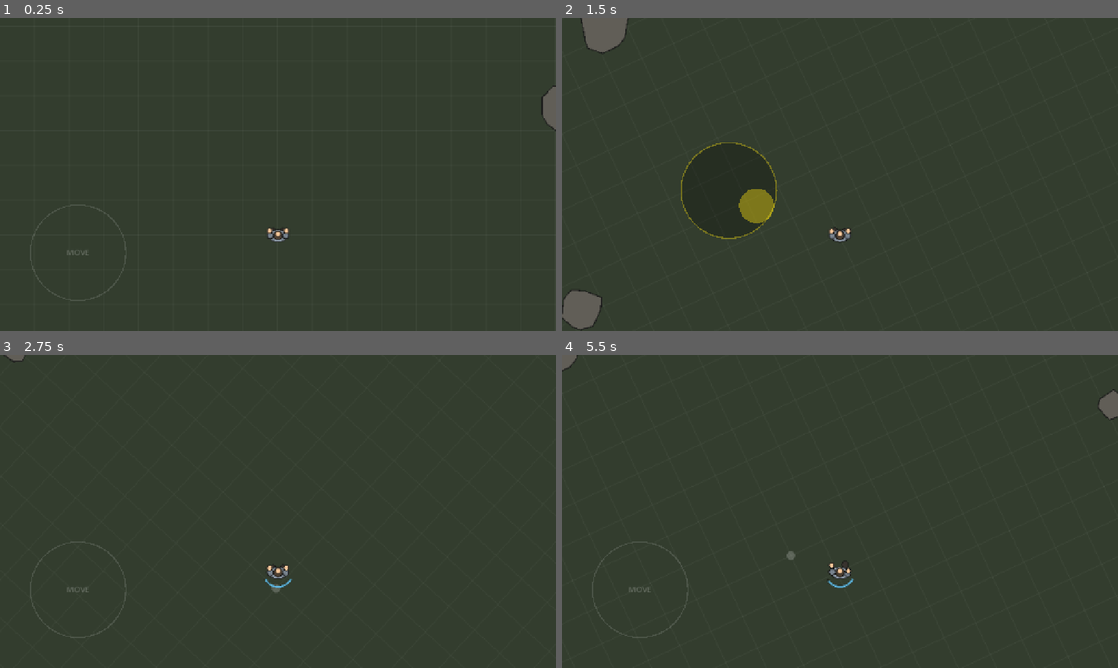
Above: before the commit, frames 1-4 (two rows, left to right).
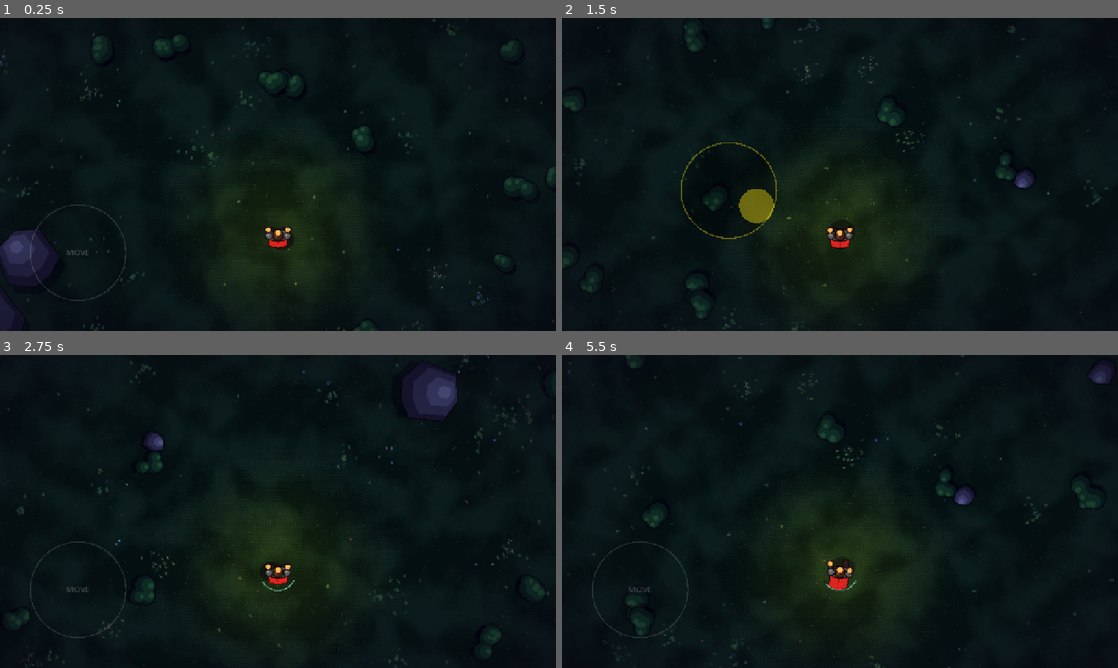
Above: after the commit, the same moments.

Repository: jklrjklr/zhukov
Game: Godot game, scene res://scenes/main.tscn
Two runs of this game, one before a commit and one after it. Both use one fixed random seed, a clock stepped at 60 frames per second and the inputs below.
Inputs (mouse positions are in pixels of both pictures, inside the frame that each line leads up to):
- Up to frame 1 (0.25 s): no input
- Up to frame 2 (1.5 s): tap Enter at 0.5 s; move the mouse to (962, 158) at 0.52 s; hold Right 0.53-1.25 s; hold Shift 0.53-1.25 s; click (962, 158) at 0.67 s; drag from (728, 190) to (812, 237) at 1.27 s
- Up to frame 3 (2.75 s): move the mouse to (333, 442) at 2.02 s; hold Right from 2.03 s (still down); hold Shift from 2.03 s (still down)
- Up to frame 4 (5.5 s): release Right at 2.75 s; release Shift at 2.75 s; drag from (812, 574) to (673, 464) at 2.77 s; move the mouse to (1006, 558) at 3.52 s; hold Left 3.53-4.25 s; hold Shift 3.53-4.25 s; drag from (673, 464) to (756, 433) at 4.27 s; move the mouse to (867, 511) at 5.02 s; hold S from 5.03 s (still down); hold Shift from 5.03 s (still down); click (867, 511) at 5.17 s

The runs differ from the first frame. In frame 1, 99% of the frame differs, in the area x 0-100%, y 0-100%; in frame 2, 98%; in frame 3, 98%; in frame 4, 98%.

Commit message:
Pixel art style: palette, dithered ground, shaded props, lantern light, fireflies
Pal holds the palette. World: 256 px ground texture (posterised noise, ordered dither,
baked speckles) drawn as one tiled rect; clustered grass / flowers / pebbles, shaded rocks
and bushes with drop shadows, split into 600 px chunk canvas items for culling. Player
restyled (cloak, armour, drop shadow). Upscale shader adds a stepped dithered lantern
around the player, cool ambient, vignette and grade in the same pass. Motes: additive
fireflies in one canvas item. Camera zoom 0.5 (1 pixel = 2 world px).

Co-Authored-By: Claude Opus 5.5 <noreply@anthropic.com>
Claude-Session: https://claude.ai/code/session_01CuvFDQ8S82ziWJ7Azt1Yc4

Diff:
--- a/scenes/main.tscn
+++ b/scenes/main.tscn
@@ -1,9 +1,10 @@
-[gd_scene load_steps=5 format=3]
+[gd_scene load_steps=6 format=3]
 
 [ext_resource type="Script" path="res://scripts/world.gd" id="1_world"]
 [ext_resource type="PackedScene" path="res://scenes/player.tscn" id="2_player"]
 [ext_resource type="Script" path="res://scripts/touch_controls.gd" id="3_touch"]
 [ext_resource type="Script" path="res://scripts/pixel_view.gd" id="4_pixel"]
+[ext_resource type="Script" path="res://scripts/motes.gd" id="5_motes"]
 
 [node name="Main" type="Node"]
 
@@ -27,6 +28,9 @@
 
 [node name="Player" parent="PixelView/SubViewport" instance=ExtResource("2_player")]
 
+[node name="Motes" type="Node2D" parent="PixelView/SubViewport"]
+script = ExtResource("5_motes")
+
 [node name="UI" type="CanvasLayer" parent="."]
 
 [node name="TouchControls" type="Control" parent="UI"]
--- a/scenes/player.tscn
+++ b/scenes/player.tscn
@@ -20,5 +20,5 @@
 [node name="CameraRig" type="Node2D" parent="."]
 
 [node name="ViewCamera" type="Node2D" parent="CameraRig"]
-position = Vector2(0, -175)
+position = Vector2(0, -140)
 script = ExtResource("2_camera")
--- /dev/null
+++ b/scripts/motes.gd
@@ -0,0 +1,57 @@
+class_name Motes
+extends Node2D
+## Fireflies drifting around the view: a fixed pool that wraps around the camera, drawn as
+## one additive canvas item (one draw call). Positions in world px.
+
+const COUNT := 48
+## Half-size (world px) of the square around the camera the pool wraps in.
+const AREA := 700.0
+const COLORS := [Color(1.0, 0.85, 0.4), Color(0.65, 1.0, 0.55), Color(0.55, 0.85, 1.0)]
+
+var _p := PackedVector2Array()
+var _v := PackedVector2Array()
+var _phase := PackedFloat32Array()
+var _t := 0.0
+var _cam: Node2D
+
+
+func _ready() -> void:
+	z_index = 20
+	var m := CanvasItemMaterial.new()
+	m.blend_mode = CanvasItemMaterial.BLEND_MODE_ADD
+	material = m
+	var rng := RandomNumberGenerator.new()
+	rng.seed = 99
+	for i in COUNT:
+		_p.append(Vector2(rng.randf_range(-AREA, AREA), rng.randf_range(-AREA, AREA)))
+		_v.append(Vector2.from_angle(rng.randf() * TAU) * rng.randf_range(6.0, 18.0))
+		_phase.append(rng.randf() * TAU)
+
+
+func _process(delta: float) -> void:
+	if _cam == null or not is_instance_valid(_cam):
+		_cam = get_tree().get_first_node_in_group("view_camera") as Node2D
+		if _cam == null:
+			return
+	_t += delta
+	var c := _cam.global_position
+	for i in COUNT:
+		var wobble := Vector2(sin(_t * 0.7 + _phase[i]), cos(_t * 0.9 + _phase[i] * 1.3)) * 10.0
+		var p := _p[i] + (_v[i] + wobble) * delta
+		# Wrap around the camera so the pool always surrounds the view.
+		p.x = c.x + wrapf(p.x - c.x, -AREA, AREA)
+		p.y = c.y + wrapf(p.y - c.y, -AREA, AREA)
+		_p[i] = p
+	queue_redraw()
+
+
+func _draw() -> void:
+	var s := 1.0 / Vis.CAM_ZOOM # one buffer pixel
+	for i in COUNT:
+		var glow := 0.5 + 0.5 * sin(_t * 2.3 + _phase[i] * 3.0)
+		if glow < 0.15:
+			continue
+		var col: Color = COLORS[i % COLORS.size()]
+		var p := (_p[i] / s).floor() * s
+		draw_rect(Rect2(p - Vector2(s, s), Vector2(3 * s, 3 * s)), Color(col, 0.3 * glow))
+		draw_rect(Rect2(p, Vector2(s, s)), Color(col, glow))
--- /dev/null
+++ b/scripts/pal.gd
@@ -0,0 +1,36 @@
+class_name Pal
+extends RefCounted
+## The colour palette. Everything in the world picks from here so the frame stays coherent:
+## cool, dark teal-green ground, violet-grey stone, warm accents (skin, cloak, flowers).
+
+const INK := Color("120e14") # outlines
+const SHADOW := Color(0.05, 0.03, 0.09, 0.42) # drop shadows (multiplied over the ground)
+
+const GROUND := [Color("18281f"), Color("1d3025"), Color("22382a"), Color("284030")]
+const GRASS := Color("4f7a4a")
+const GRASS_LIGHT := Color("7aa25c")
+const MOSS := Color("3b5e42")
+const FLOWER_A := Color("e8c170")
+const FLOWER_B := Color("d9667a")
+const FLOWER_C := Color("9fc7e8")
+const PEBBLE := Color("4a4555")
+
+const STONE_DARK := Color("3a3346")
+const STONE := Color("5b5468")
+const STONE_LIGHT := Color("847a92")
+const STONE_TOP := Color("b0a6ba")
+
+const LEAF_DARK := Color("1f3b2c")
+const LEAF := Color("2f5a3a")
+const LEAF_LIGHT := Color("4f8a4e")
+
+const SKIN := Color("f2c49b")
+const HAIR := Color("3b2a2a")
+const CLOAK := Color("b8333e")
+const CLOAK_DARK := Color("7a1f30")
+const ARMOR := Color("56658a")
+const ARMOR_LIGHT := Color("8597bd")
+const BOOT := Color("2d2430")
+
+const STAMINA := Color("6ec6e8")
+const STAMINA_LOW := Color("f08a3c")
--- a/scripts/pixel_view.gd
+++ b/scripts/pixel_view.gd
@@ -19,6 +19,8 @@
 var _scale := 1.0
 var _frac := Vector2.ZERO
 var _cam: Node2D
+var _player: Node2D
+var _mat: ShaderMaterial
 
 
 func _ready() -> void:
@@ -34,9 +36,9 @@
 	_vp.handle_input_locally = false
 	_vp.gui_disable_input = true
 	_vp.physics_object_picking = false
-	var mat := ShaderMaterial.new()
-	mat.shader = preload("res://shaders/pixel_upscale.gdshader")
-	material = mat
+	_mat = ShaderMaterial.new()
+	_mat.shader = preload("res://shaders/pixel_upscale.gdshader")
+	material = _mat
 	resized.connect(_resize)
 	_resize()
 
@@ -65,6 +67,11 @@
 		_frac = xf.origin - snapped
 		xf.origin = snapped
 		_vp.canvas_transform = xf
+		# Lantern follows the player (buffer pixels, same space the shader works in).
+		if _player == null or not is_instance_valid(_player):
+			_player = get_tree().get_first_node_in_group("player") as Node2D
+		if _player:
+			_mat.set_shader_parameter("light_px", xf * _player.global_position)
 	queue_redraw()
 
 
--- a/scripts/player.gd
+++ b/scripts/player.gd
@@ -31,12 +31,7 @@
 ## Length 0..1, (0, -1) = forward.
 var move_input := Vector2.ZERO
 
-## Body look: floating head, torso, hands and feet (no arms/legs), top-down.
-const SKIN := Color(0.96, 0.78, 0.6)
-const BODY := Color(0.55, 0.6, 0.65)
-const HAIR := Color(0.3, 0.25, 0.2)
-const BOOT := Color(0.22, 0.2, 0.18)
-const OUTLINE := Color(0.08, 0.08, 0.08)
+## Body look (top-down): floating head, torso with cloak, hands and feet; colours from Pal.
 ## Full step cycles (left+right foot) per second at full speed.
 const STEP_CYCLES_PER_SEC := 1.5
 ## Speed multipliers by direction (relative to facing).
@@ -147,34 +142,59 @@
 	var swing := sin(_walk_phase) * _walk_amount
 	var bob := absf(cos(_walk_phase)) * _walk_amount
 
+	# Drop shadow, offset in world space (light from the top-left of the world).
+	draw_set_transform(Vector2(5, 6).rotated(-global_rotation), 0.0, Vector2(1.25, 1.0))
+	draw_circle(Vector2.ZERO, 15.0, Pal.SHADOW)
+	draw_set_transform(Vector2.ZERO)
+
 	# Feet (alternate forward/back while walking)
-	_shape_ellipse(Vector2(-9, -6 - swing * 9), Vector2(4.5, 6.5), BOOT)
-	_shape_ellipse(Vector2(9, -6 + swing * 9), Vector2(4.5, 6.5), BOOT)
-
-	# Torso (sways slightly opposite to feet)
+	_shape_ellipse(Vector2(-8, -5 - swing * 8), Vector2(4, 5.5), Pal.BOOT)
+	_shape_ellipse(Vector2(8, -5 + swing * 8), Vector2(4, 5.5), Pal.BOOT)
+
+	# Cloak trailing behind, flaring with speed, then the torso (sways opposite to the feet).
 	draw_set_transform(Vector2.ZERO, -swing * 0.12)
-	_shape_ellipse(Vector2(0, 1), Vector2(16, 10), BODY)
+	var flare := 3.0 + _walk_amount * 4.0 + (3.0 if sprinting else 0.0)
+	var cloak := PackedVector2Array([Vector2(-14, 0), Vector2(14, 0), Vector2(12 + swing * 2, 12 + flare),
+		Vector2(0, 14 + flare - swing * 2), Vector2(-12 + swing * 2, 12 + flare)])
+	_shape_poly(cloak, Pal.CLOAK)
+	draw_colored_polygon(PackedVector2Array([Vector2(-2, 2), Vector2(2, 2), Vector2(swing * 2, 12 + flare)]), Pal.CLOAK_DARK)
+	_shape_ellipse(Vector2(0, 0), Vector2(14, 8), Pal.ARMOR)
+	_shape_ellipse(Vector2(-3, -2), Vector2(7, 3.5), Pal.ARMOR_LIGHT)
 	for sx in [-1.0, 1.0]:
-		_shape_circle(self, Vector2(sx * 14.0, 0.5), 5.0, BODY.darkened(0.15))
+		_shape_circle(self, Vector2(sx * 13.0, 0.5), 4.5, Pal.ARMOR)
+		draw_circle(Vector2(sx * 13.0 - 1.0, -1.0), 2.0, Pal.ARMOR_LIGHT)
 	draw_set_transform(Vector2.ZERO)
 
 	# Hands, swinging opposite to the feet
-	_shape_circle(self, Vector2(-15, -8 + swing * 6 + bob), 4.0, SKIN)
-	_shape_circle(self, Vector2(15, -8 - swing * 6 + bob), 4.0, SKIN)
+	_shape_circle(self, Vector2(-14, -8 + swing * 6 + bob), 3.5, Pal.SKIN)
+	_shape_circle(self, Vector2(14, -8 - swing * 6 + bob), 3.5, Pal.SKIN)
 
 
 func _draw_head() -> void:
-	_shape_circle(_head, Vector2.ZERO, 7.0, HAIR)
-	_head.draw_circle(Vector2(0, -3), 4.0, SKIN)
+	_shape_circle(_head, Vector2.ZERO, 7.0, Pal.HAIR)
+	_head.draw_circle(Vector2(0, -3.5), 4.0, Pal.SKIN)
+	_head.draw_circle(Vector2(-2.5, 2), 2.0, Pal.HAIR.lightened(0.15))
 
 
 func _shape_circle(ci: CanvasItem, c: Vector2, r: float, col: Color) -> void:
-	ci.draw_circle(c, r + 1.5, OUTLINE)
+	ci.draw_circle(c, r + 1.5, Pal.INK)
 	ci.draw_circle(c, r, col)
 
 
+func _shape_poly(pts: PackedVector2Array, col: Color) -> void:
+	var c := Vector2.ZERO
+	for p in pts:
+		c += p
+	c /= pts.size()
+	var grown := PackedVector2Array()
+	for p in pts:
+		grown.append(p + (p - c).normalized() * 1.5)
+	draw_colored_polygon(grown, Pal.INK)
+	draw_colored_polygon(pts, col)
+
+
 func _shape_ellipse(c: Vector2, radii: Vector2, col: Color) -> void:
-	draw_colored_polygon(_ellipse_points(c, radii + Vector2(1.5, 1.5)), OUTLINE)
+	draw_colored_polygon(_ellipse_points(c, radii + Vector2(1.5, 1.5)), Pal.INK)
 	draw_colored_polygon(_ellipse_points(c, radii), col)
 
 
@@ -190,6 +210,6 @@
 func _draw_overlay() -> void:
 	if stamina >= 0.995:
 		return
-	var col := Color(0.4, 0.8, 1.0, 0.85) if stamina > 0.25 else Color(1.0, 0.55, 0.2, 0.9)
-	_ov.draw_arc(Vector2.ZERO, 26.0, PI * 0.15, PI * 0.85, 12, Color(0, 0, 0, 0.35), 4.0)
-	_ov.draw_arc(Vector2.ZERO, 26.0, PI * 0.15, PI * 0.15 + PI * 0.7 * stamina, 12, col, 3.0)
+	var col := Pal.STAMINA if stamina > 0.25 else Pal.STAMINA_LOW
+	_ov.draw_arc(Vector2.ZERO, 26.0, PI * 0.15, PI * 0.85, 12, Color(0, 0, 0, 0.35), 2.5)
+	_ov.draw_arc(Vector2.ZERO, 26.0, PI * 0.15, PI * 0.15 + PI * 0.7 * stamina, 12, col, 1.5)
--- a/scripts/player_camera.gd
+++ b/scripts/player_camera.gd
@@ -7,7 +7,7 @@
 ## look direction; eases toward `target_offset` / `target_zoom` and adds decaying shake.
 
 ## px ahead of the player (screen-up) at rest.
-@export var look_ahead := 175.0
+@export var look_ahead := 140.0
 ## Higher = snappier offset / zoom changes.
 @export var ease_rate := 8.0
 
--- a/scripts/vis.gd
+++ b/scripts/vis.gd
@@ -9,6 +9,6 @@
 ## aspect), then upscaled to the screen: the pixel look, and ~9x fewer fragments than
 ## native 1080p on phones.
 const PIXEL_HEIGHT := 360
-## Base camera zoom: buffer pixels per world px (0.4 = 1 pixel covers 2.5 world px,
-## so the view is 900 world px = 15 m tall).
-const CAM_ZOOM := 0.4
+## Base camera zoom: buffer pixels per world px (0.5 = 1 pixel covers 2 world px,
+## so the view is 720 world px = 12 m tall).
+const CAM_ZOOM := 0.5
--- a/scripts/world.gd
+++ b/scripts/world.gd
@@ -1,32 +1,132 @@
 extends Node2D
-## Placeholder test ground: grid (1 cell = 100 px), a few rocks and border walls,
-## so movement and camera turning can be judged. Replace with the new game's world.
+## Placeholder test ground in the pixel style: a dithered ground texture (generated once,
+## drawn as one tiled rect), scattered grass / flowers / pebbles, shaded rocks and bushes,
+## border walls. All of it is static: each _draw() runs once and the canvas keeps the
+## commands. Props live in CHUNK-sized child items so off-screen ones are culled whole.
 
 const HALF_SIZE := 3000.0
-const GRID := 100.0
-const ROCK_COUNT := 60
-
-var _rocks: Array[PackedVector2Array] = []
+const ROCK_COUNT := 140
+const BUSH_COUNT := 420
+## Vegetation comes in clumps: CLUSTERS centres, CLUSTER_SIZE items each, plus loose ones.
+const CLUSTERS := 420
+const CLUSTER_SIZE := 14
+const LOOSE_DECOR := 1500
+## World px per prop chunk (one canvas item each).
+const CHUNK := 600.0
+## World px per ground texel: one texel = one buffer pixel at the base zoom.
+const TEXEL := 1.0 / Vis.CAM_ZOOM
+const GROUND_TEX_SIZE := 256
+## Light comes from the top-left of the world; shadows fall bottom-right.
+const SHADOW_OFFSET := Vector2(7, 9)
+
+const BAYER4 := [0, 8, 2, 10, 12, 4, 14, 6, 3, 11, 1, 9, 15, 7, 13, 5]
+
+var _ground: ImageTexture
+var _rocks: Array[Dictionary] = []
+var _bushes: Array[Dictionary] = []
+var _decor: Array[Dictionary] = []
+## Chunk key -> {"decor": [], "rocks": [], "bushes": []}
+var _chunks := {}
 
 
 func _ready() -> void:
+	texture_repeat = CanvasItem.TEXTURE_REPEAT_ENABLED
+	_ground = _make_ground()
 	var rng := RandomNumberGenerator.new()
 	rng.seed = 1337
 	while _rocks.size() < ROCK_COUNT:
-		var pos := Vector2(
-			rng.randf_range(-HALF_SIZE + 100, HALF_SIZE - 100),
-			rng.randf_range(-HALF_SIZE + 100, HALF_SIZE - 100))
+		var pos := _spot(rng)
 		if pos.length() < 300.0:
 			continue # keep spawn clear
-		var poly := _blob(rng, rng.randf_range(25.0, 80.0))
+		var r := rng.randf_range(25.0, 80.0)
+		var poly := _blob(rng, r, 9)
 		_add_wall(pos, poly)
-		var world_poly := PackedVector2Array()
-		for v in poly:
-			world_poly.append(v + pos)
-		_rocks.append(world_poly)
+		_rocks.append({"pos": pos, "poly": poly, "r": r})
+	while _bushes.size() < BUSH_COUNT:
+		var pos := _spot(rng)
+		if pos.length() < 250.0:
+			continue
+		var blobs: Array[Vector3] = []
+		for i in rng.randi_range(3, 5):
+			blobs.append(Vector3(rng.randf_range(-22, 22), rng.randf_range(-16, 16), rng.randf_range(14, 24)))
+		_bushes.append({"pos": pos, "blobs": blobs})
+	for i in CLUSTERS:
+		var c := _spot(rng)
+		var col: Color = [Pal.FLOWER_A, Pal.FLOWER_B, Pal.FLOWER_C][rng.randi_range(0, 2)]
+		var flowers := rng.randf() < 0.4
+		for j in CLUSTER_SIZE:
+			var p := c + Vector2.from_angle(rng.randf() * TAU) * rng.randf_range(0.0, 70.0) * rng.randf()
+			var kind := rng.randi_range(5, 7) if flowers and rng.randf() < 0.5 else rng.randi_range(0, 4)
+			_decor.append({"pos": p, "kind": kind, "flip": rng.randf() < 0.5, "col": col})
+	for i in LOOSE_DECOR:
+		_decor.append({"pos": _spot(rng), "kind": rng.randi_range(0, 9), "flip": rng.randf() < 0.5,
+			"col": [Pal.FLOWER_A, Pal.FLOWER_B, Pal.FLOWER_C][rng.randi_range(0, 2)]})
+	for d in _decor:
+		_bucket(d.pos, "decor").append(d)
+	for b in _bushes:
+		_bucket(b.pos, "bushes").append(b)
+	for r in _rocks:
+		_bucket(r.pos, "rocks").append(r)
+	for key in _chunks:
+		var c := Node2D.new()
+		var lists: Dictionary = _chunks[key]
+		c.draw.connect(_draw_chunk.bind(c, lists))
+		add_child(c)
 	var h := HALF_SIZE
 	for r in [Rect2(-h, -h - 50, 2 * h, 50), Rect2(-h, h, 2 * h, 50), Rect2(-h - 50, -h, 50, 2 * h), Rect2(h, -h, 50, 2 * h)]:
 		_add_wall(Vector2.ZERO, PackedVector2Array([r.position, Vector2(r.end.x, r.position.y), r.end, Vector2(r.position.x, r.end.y)]))
+
+
+## Tileable noise, posterised to the 4 ground shades with a 4x4 ordered dither.
+func _make_ground() -> ImageTexture:
+	var n := FastNoiseLite.new()
+	n.seed = 7
+	n.noise_type = FastNoiseLite.TYPE_SIMPLEX_SMOOTH
+	n.frequency = 0.012
+	n.fractal_octaves = 3
+	var s := GROUND_TEX_SIZE
+	var img := n.get_seamless_image(s, s)
+	img.convert(Image.FORMAT_L8)
+	var data := img.get_data()
+	var out := Image.create(s, s, false, Image.FORMAT_RGBA8)
+	var levels := Pal.GROUND.size()
+	for y in s:
+		for x in s:
+			var v := float(data[y * s + x]) / 255.0
+			v = clampf((v - 0.25) / 0.5, 0.0, 0.999) * (levels - 1)
+			var t := (float(BAYER4[(y % 4) * 4 + x % 4]) + 0.5) / 16.0
+			var i := mini(int(v) + (1 if fmod(v, 1.0) > t else 0), levels - 1)
+			out.set_pixel(x, y, Pal.GROUND[i])
+	# Speckles: single lighter / darker pixels and tiny grass ticks (free detail, baked).
+	var rng := RandomNumberGenerator.new()
+	rng.seed = 11
+	for i in s * s / 40:
+		var x := rng.randi_range(0, s - 1)
+		var y := rng.randi_range(0, s - 2)
+		var r := rng.randf()
+		if r < 0.45:
+			out.set_pixel(x, y, Pal.GROUND[mini(levels - 1, _shade_at(out, x, y) + 1)])
+		elif r < 0.8:
+			out.set_pixel(x, y, Pal.GROUND[maxi(0, _shade_at(out, x, y) - 1)])
+		else:
+			out.set_pixel(x, y, Pal.MOSS)
+			out.set_pixel(x, y + 1, Pal.GROUND[0])
+	return ImageTexture.create_from_image(out)
+
+
+func _shade_at(img: Image, x: int, y: int) -> int:
+	return maxi(0, Pal.GROUND.find(img.get_pixel(x, y)))
+
+
+func _bucket(pos: Vector2, kind: String) -> Array:
+	var key := Vector2i((pos / CHUNK).floor())
+	if not _chunks.has(key):
+		_chunks[key] = {"decor": [], "rocks": [], "bushes": []}
+	return _chunks[key][kind]
+
+
+func _spot(rng: RandomNumberGenerator) -> Vector2:
+	return Vector2(rng.randf_range(-HALF_SIZE + 100, HALF_SIZE - 100), rng.randf_range(-HALF_SIZE + 100, HALF_SIZE - 100))
 
 
 func _add_wall(pos: Vector2, poly: PackedVector2Array) -> void:
@@ -38,9 +138,8 @@
 	add_child(body)
 
 
-func _blob(rng: RandomNumberGenerator, radius: float) -> PackedVector2Array:
+func _blob(rng: RandomNumberGenerator, radius: float, n: int) -> PackedVector2Array:
 	var pts := PackedVector2Array()
-	var n := 9
 	for i in n:
 		var a := TAU * i / n + rng.randf_range(-0.2, 0.2)
 		pts.append(Vector2.from_angle(a) * radius * rng.randf_range(0.75, 1.1))
@@ -49,16 +148,80 @@
 
 func _draw() -> void:
 	var h := HALF_SIZE
-	draw_rect(Rect2(-h, -h, 2 * h, 2 * h), Color(0.2, 0.24, 0.18))
-	var line := Color(1, 1, 1, 0.05) # width -1: always one buffer pixel
-	var x := -h
-	while x <= h:
-		draw_line(Vector2(x, -h), Vector2(x, h), line, -1.0)
-		draw_line(Vector2(-h, x), Vector2(h, x), line, -1.0)
-		x += GRID
-	draw_circle(Vector2.ZERO, 12.0, Color(1, 1, 1, 0.2))
-	for poly in _rocks:
-		draw_colored_polygon(poly, Color(0.38, 0.37, 0.34))
-		var outline := poly.duplicate()
-		outline.append(poly[0])
-		draw_polyline(outline, Color(0.1, 0.1, 0.1), 3.0)
+	draw_set_transform(Vector2.ZERO, 0.0, Vector2.ONE * TEXEL)
+	draw_texture_rect(_ground, Rect2(-h / TEXEL, -h / TEXEL, 2 * h / TEXEL, 2 * h / TEXEL), true)
+	draw_set_transform(Vector2.ZERO)
+
+
+## Decor first (flat), then bushes, then rocks, within a chunk.
+func _draw_chunk(ci: CanvasItem, lists: Dictionary) -> void:
+	for d in lists.decor:
+		_draw_decor(ci, d)
+	for b in lists.bushes:
+		_draw_bush(ci, b.pos, b.blobs)
+	for r in lists.rocks:
+		_draw_rock(ci, r.pos, r.poly, r.r)
+
+
+func _draw_decor(ci: CanvasItem, d: Dictionary) -> void:
+	var p: Vector2 = d.pos
+	var s := TEXEL
+	var f := -1.0 if d.flip else 1.0
+	match d.kind:
+		0, 1, 2: # grass tuft: blades of 2-4 pixels, lit tips
+			for i in 3:
+				var x := (i - 1) * s * f
+				var hgt := (2 + (i + int(d.flip)) % 3) * s
+				ci.draw_rect(Rect2(p + Vector2(x, -hgt), Vector2(s, hgt)), Pal.GRASS)
+				ci.draw_rect(Rect2(p + Vector2(x, -hgt), Vector2(s, s)), Pal.GRASS_LIGHT)
+		3, 4: # moss patch
+			ci.draw_rect(Rect2(p, Vector2(4 * s, s)), Pal.MOSS)
+			ci.draw_rect(Rect2(p + Vector2(s, -s), Vector2(3 * s, s)), Pal.MOSS)
+			ci.draw_rect(Rect2(p + Vector2(2 * s, -2 * s), Vector2(s, s)), Pal.MOSS)
+		5, 6: # flower: stem, 2x2 head with a light pixel
+			ci.draw_rect(Rect2(p + Vector2(0, -s), Vector2(s, 2 * s)), Pal.GRASS)
+			ci.draw_rect(Rect2(p + Vector2(-s * 0.5, -3 * s), Vector2(2 * s, 2 * s)), Pal.INK)
+			ci.draw_rect(Rect2(p + Vector2(0, -3 * s), Vector2(s, s)), (d.col as Color).lightened(0.3))
+			ci.draw_rect(Rect2(p + Vector2(0, -2 * s), Vector2(s, s)), d.col)
+			ci.draw_rect(Rect2(p + Vector2(s * 0.5, -2.5 * s), Vector2(s, s)), d.col)
+		7: # flower cluster
+			for o in [Vector2(0, 0), Vector2(3, 1), Vector2(1, 3)]:
+				ci.draw_rect(Rect2(p + o * s, Vector2(s, s)), d.col)
+				ci.draw_rect(Rect2(p + o * s + Vector2(0, s), Vector2(s, s)), Pal.GRASS)
+		_: # pebble
+			ci.draw_rect(Rect2(p + Vector2(s, s), Vector2(2 * s, s)), Pal.SHADOW)
+			ci.draw_rect(Rect2(p, Vector2(2 * s, s)), Pal.PEBBLE)
+			ci.draw_rect(Rect2(p, Vector2(s, s)), Pal.STONE_LIGHT)
+
+
+## Rock: drop shadow, dark base, lit face (shrunk toward the light), top highlight, ink outline.
+func _draw_rock(ci: CanvasItem, pos: Vector2, poly: PackedVector2Array, r: float) -> void:
+	ci.draw_set_transform(pos + SHADOW_OFFSET * (r / 40.0))
+	ci.draw_colored_polygon(poly, Pal.SHADOW)
+	ci.draw_set_transform(pos)
+	ci.draw_colored_polygon(poly, Pal.STONE_DARK)
+	ci.draw_set_transform(pos + Vector2(-0.12, -0.15) * r, 0.0, Vector2.ONE * 0.8)
+	ci.draw_colored_polygon(poly, Pal.STONE)
+	ci.draw_set_transform(pos + Vector2(-0.25, -0.3) * r, 0.0, Vector2.ONE * 0.5)
+	ci.draw_colored_polygon(poly, Pal.STONE_LIGHT)
+	ci.draw_set_transform(pos + Vector2(-0.33, -0.4) * r, 0.0, Vector2.ONE * 0.22)
+	ci.draw_colored_polygon(poly, Pal.STONE_TOP)
+	ci.draw_set_transform(pos)
+	var outline := poly.duplicate()
+	outline.append(poly[0])
+	ci.draw_polyline(outline, Pal.INK, TEXEL)
+	ci.draw_set_transform(Vector2.ZERO)
+
+
+## Bush: overlapping leaf blobs, each with a shadow, dark rim and lit top-left.
+func _draw_bush(ci: CanvasItem, pos: Vector2, blobs: Array[Vector3]) -> void:
+	for b in blobs:
+		ci.draw_circle(pos + Vector2(b.x, b.y) + SHADOW_OFFSET, b.z, Pal.SHADOW)
+	for b in blobs:
+		ci.draw_circle(pos + Vector2(b.x, b.y), b.z + TEXEL, Pal.INK)
+	for b in blobs:
+		ci.draw_circle(pos + Vector2(b.x, b.y), b.z, Pal.LEAF_DARK)
+	for b in blobs:
+		ci.draw_circle(pos + Vector2(b.x, b.y) + Vector2(-0.2, -0.25) * b.z, b.z * 0.7, Pal.LEAF)
+	for b in blobs:
+		ci.draw_circle(pos + Vector2(b.x, b.y) + Vector2(-0.4, -0.45) * b.z, b.z * 0.3, Pal.LEAF_LIGHT)
--- a/shaders/pixel_upscale.gdshader
+++ b/shaders/pixel_upscale.gdshader
@@ -1,14 +1,54 @@
 shader_type canvas_item;
-// Sharp-bilinear upscale for the low-res world buffer: inside a pixel samples its centre
-// (hard, square pixels); across a pixel border it blends over ~1 screen pixel, which
-// removes the uneven-pixel-width shimmer of plain nearest at non-integer scales.
-// One bilinear tap per fragment (the node's texture_filter must be LINEAR).
+// Upscale for the low-res world buffer, plus lighting and the final grade, all in this one
+// pass (no extra render targets, no screen reads).
+// Sharp bilinear: inside a pixel samples its centre (hard, square pixels); across a pixel
+// border it blends over ~1 screen pixel, which removes the uneven-pixel-width shimmer of
+// plain nearest at non-integer scales. One bilinear tap (node texture_filter must be LINEAR).
+
+// Lantern: a warm light around light_px (buffer pixels), dark cool ambient elsewhere.
+// The falloff is computed per BUFFER pixel and stepped into bands with a dithered edge,
+// so the light itself looks pixel-art.
+uniform vec2 light_px = vec2(0.0);
+uniform float light_radius = 150.0;
+uniform vec3 light_color : source_color = vec3(1.0, 0.86, 0.62);
+uniform vec3 ambient : source_color = vec3(0.5, 0.55, 0.72);
+uniform float light_bands = 4.0;
+// Darkening toward the screen corners (0 = off), pulled toward a cool shadow tint.
+uniform float vignette : hint_range(0.0, 1.0) = 0.45;
+uniform vec3 shadow_tint : source_color = vec3(0.04, 0.03, 0.08);
+uniform float contrast : hint_range(0.5, 1.5) = 1.06;
+uniform float saturation : hint_range(0.0, 2.0) = 1.15;
+
+float bayer4(vec2 p) {
+	ivec2 i = ivec2(mod(p, 4.0));
+	int idx = i.y * 4 + i.x;
+	// 4x4 ordered dither thresholds, row-major.
+	const float m[16] = float[16](0.0, 8.0, 2.0, 10.0, 12.0, 4.0, 14.0, 6.0,
+		3.0, 11.0, 1.0, 9.0, 15.0, 7.0, 13.0, 5.0);
+	return (m[idx] + 0.5) / 16.0;
+}
 
 void fragment() {
 	vec2 size = 1.0 / TEXTURE_PIXEL_SIZE;
 	vec2 px = UV * size;
 	vec2 seam = floor(px + 0.5);
 	vec2 dudv = max(fwidth(px), vec2(1e-5));
-	px = seam + clamp((px - seam) / dudv, -0.5, 0.5);
-	COLOR = texture(TEXTURE, px / size);
+	vec2 spx = seam + clamp((px - seam) / dudv, -0.5, 0.5);
+	vec3 c = texture(TEXTURE, spx / size).rgb;
+
+	// Stepped, dithered light per buffer pixel.
+	vec2 cell = floor(px);
+	float f = clamp(1.0 - distance(cell + 0.5, light_px) / light_radius, 0.0, 1.0);
+	f = f * f * (3.0 - 2.0 * f) * light_bands;
+	f = (floor(f) + step(bayer4(cell), fract(f))) / light_bands;
+	c *= mix(ambient, light_color * 1.15, f);
+
+	float l = dot(c, vec3(0.299, 0.587, 0.114));
+	c = mix(vec3(l), c, saturation);
+	c = (c - 0.5) * contrast + 0.5;
+
+	vec2 v = SCREEN_UV - 0.5;
+	float k = clamp(dot(v, v) * 2.2 * vignette, 0.0, 1.0);
+	c = mix(c, shadow_tint, k);
+	COLOR = vec4(c, 1.0);
 }
Not shown, added: scripts/motes.gd.uid
Not shown, added: scripts/pal.gd.uid
Not shown, added: tools/capture.gd.uid
Not shown, changed: docs/optimization.md
